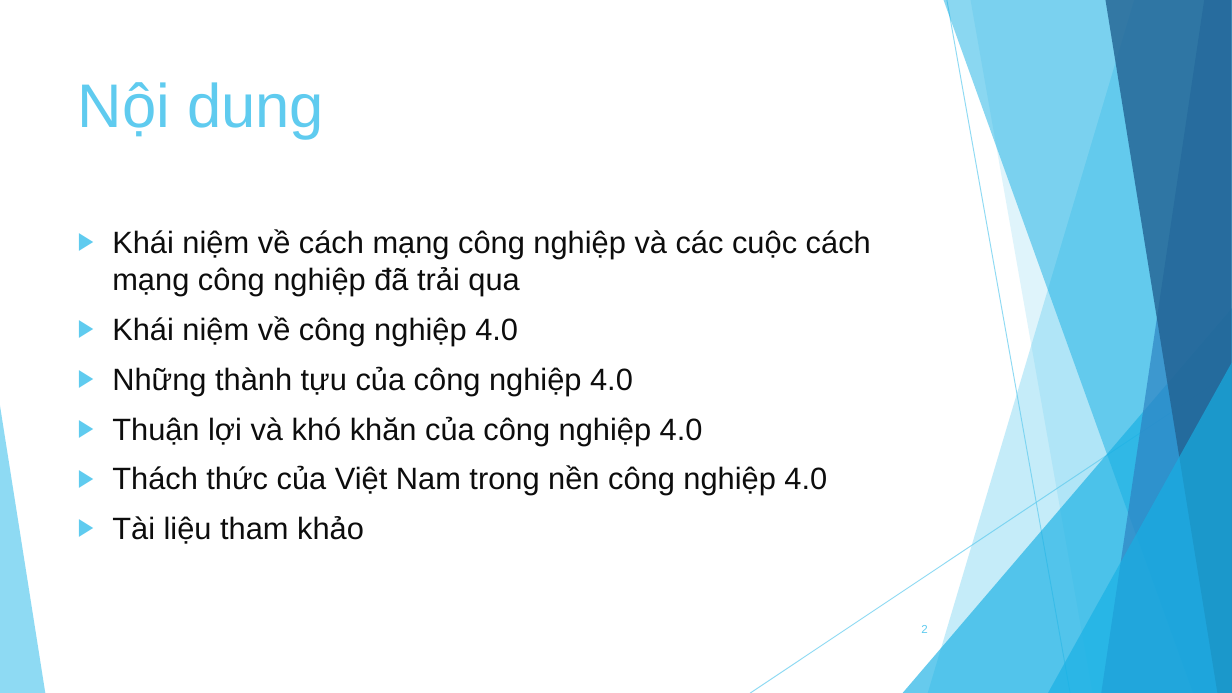
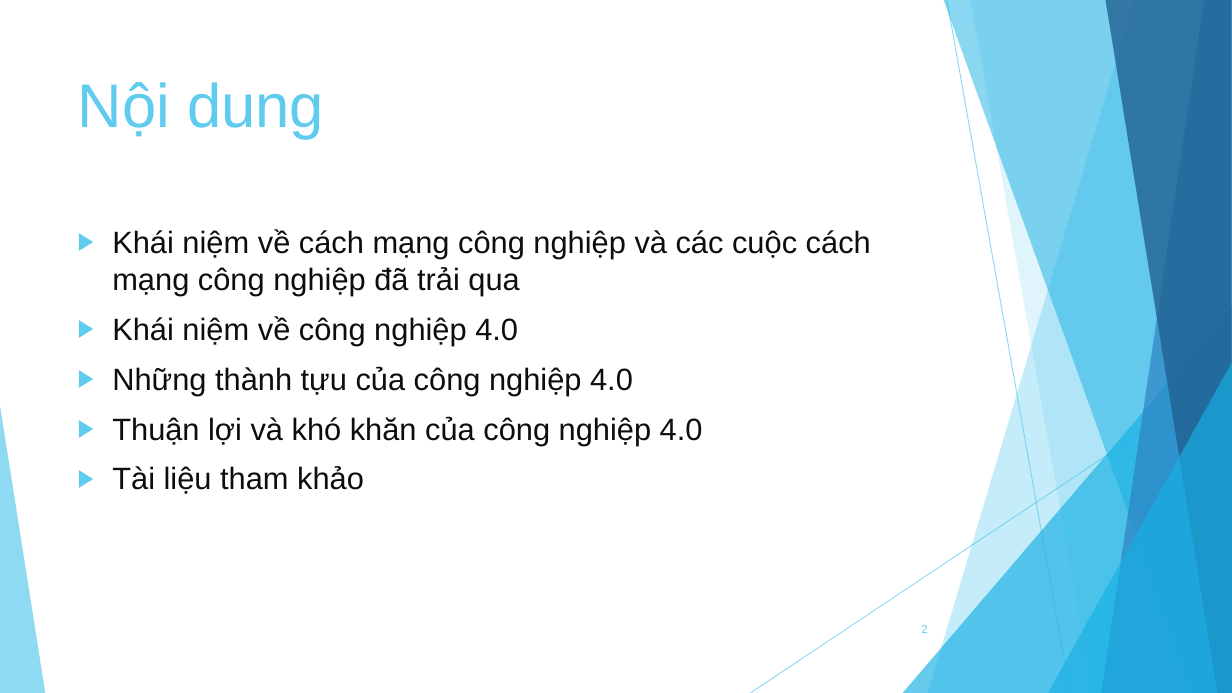
Before and after one commit to knst18ck2/KNST, a slide deck: slide 2 of Báo cáo.pptx. Drawn at 1232x693 pixels with LibreOffice and Linux fonts; fonts in the diff are those of the drawing. Boxes give left, top, right and bottom in pixels: in the first picture for what was removed or moved away, otherwise in the second. Text is boxed around its words. In the diff, an @@ line names an element or a change of style, - is before the commit and + after.

```diff
--- a/Báo cáo.pptx
+++ b/Báo cáo.pptx
@@ text at box(112, 465, 827, 495): paragraph removed @@
-▶ Thách thức của Việt Nam trong nền công nghiệp 4.0
```
Also in this commit, not shown: 1 other slide changed, 1 slide added.
